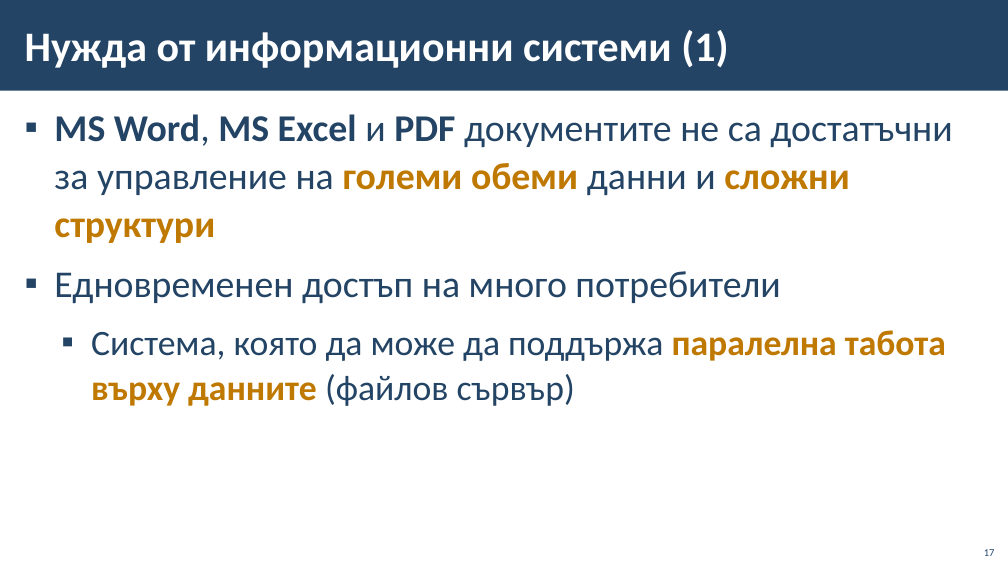
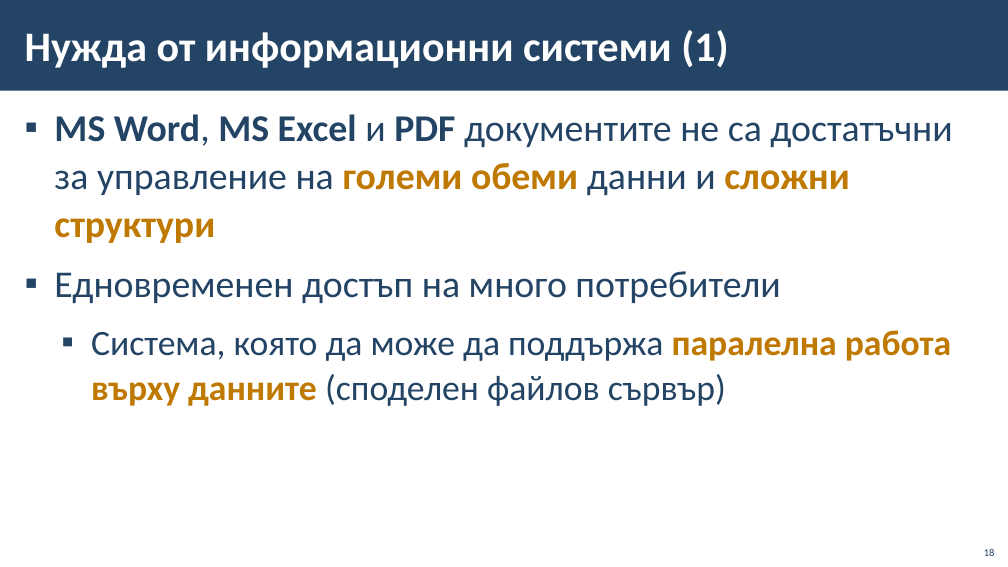
Before and after one commit to BG-IT-Edu/School-Programming, a slide deck: slide 18 of Courses/Software-Sciences/Module-3-Databases-New/01-IT-Systems/01-IT-Systems.pptx (slide 17 before the commit). Drawn at 1008x567 pixels with LibreOffice and Linux fonts; fonts in the diff are those of the drawing; background and template pictures are left out. Boxes give left, top, right and bottom in pixels: in the first picture for what was removed or moved away, otherwise in the second. Text is boxed around its words. In the diff, an @@ line names an element or a change of style, - is before the commit and + after.

```diff
--- a/Courses/Software-Sciences/Module-3-Databases-New/01-IT-Systems/01-IT-Systems.pptx
+++ b/Courses/Software-Sciences/Module-3-Databases-New/01-IT-Systems/01-IT-Systems.pptx
@@ text at (91,330,951,406): text changed @@
-  ▪ Система, която да може да поддържа паралелна табота върху данните (файлов сървър)
+  ▪ Система, която да може да поддържа паралелна работа върху данните (споделен файлов сървър)
@@ page number at (984,549,995,556): text changed @@
-17
+18
```
Also in this commit, not shown: 9 other slides changed, 5 slides added.
